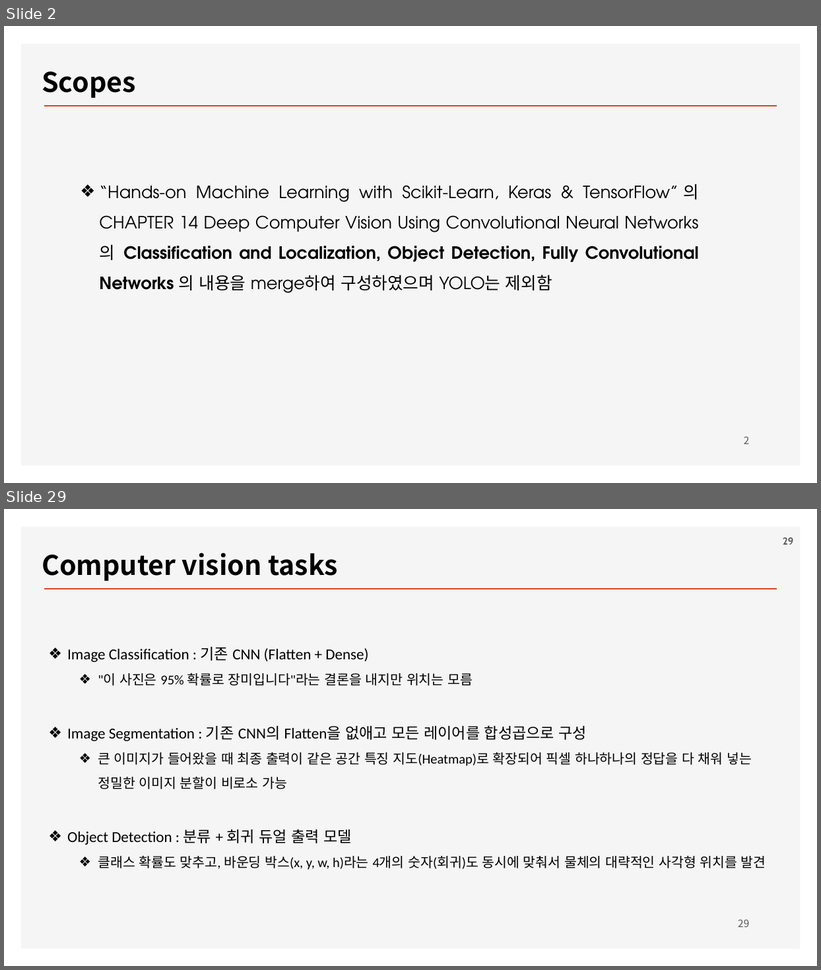
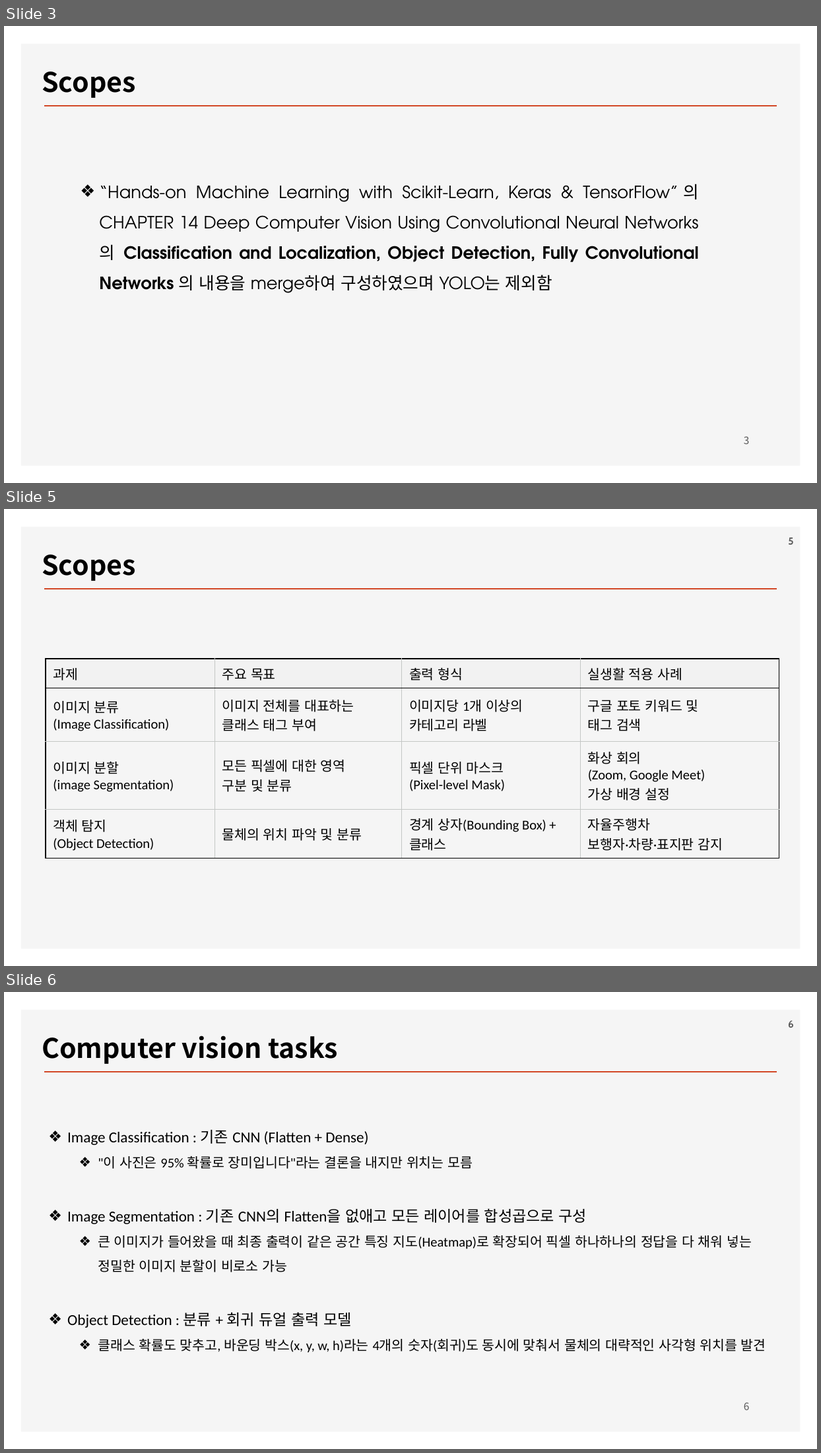
Before and after one commit to ancestor9/2026_Fall_Deep-Learning-with-Python, a slide deck: Chapter 11 Image segmentation.pptx. Shown one above the other, each under a label of ours: slides 2 and 29 before the commit, slides 3, 5 and 6 after it; the slides between them are not shown. The pictures are 821x970 and 821x1453 pixels, drawn with LibreOffice and Linux fonts; fonts in the diff are those of the drawing; background and template pictures are left out. Boxes give left, top, right and bottom in pixels: in the first picture for what was removed or moved away, otherwise in the second. Text is boxed around its words. In the diff, an @@ line names an element or a change of style, - is before the commit and + after.

```diff
--- a/Chapter 11 Image segmentation.pptx
+++ b/Chapter 11 Image segmentation.pptx
@@ slide 5 added at [4, 509, 817, 966], background #FFFFFF; not listed: 2 template elements that a slide beside it also shows @@
@@ page number added at [788, 537, 793, 545], 12 pt, text #595959, bold @@
+5
@@ text added at [42, 555, 135, 581], 32 pt, text #000000, bold @@
+Scopes
@@ table added at [46, 659, 780, 855], 4 rows, 4 columns @@
+과제 | 주요 목표 | 출력 형식 | 실생활 적용 사례
+이미지 분류 / (Image Classification) | 이미지 전체를 대표하는 / 클래스 태그 부여 | 이미지당 1개 이상의 / 카테고리 라벨 | 구글 포토 키워드 및 / 태그 검색
+이미지 분할 / (image Segmentation) | 모든 픽셀에 대한 영역 / 구분 및 분류 | 픽셀 단위 마스크 / (Pixel-level Mask) | 화상 회의 / (Zoom, Google Meet) / 가상 배경 설정
+객체 탐지 / (Object Detection) | 물체의 위치 파악 및 분류 | 경계 상자(Bounding Box) + 클래스 | 자율주행차 / 보행자·차량·표지판 감지
@@ what was slide 2 is now slide 3 @@
@@ page number at [744, 437, 750, 444]: text changed @@
-2
+3
@@ what was slide 29 is now slide 6 @@
@@ page number at [788, 1020, 794, 1028]: text changed @@
-29
+6
@@ page number at [744, 1403, 750, 1410]: text changed @@
-29
+6
```
Also in this commit, not shown: 7 slides changed, 5 other slides added, 1 slide removed.
